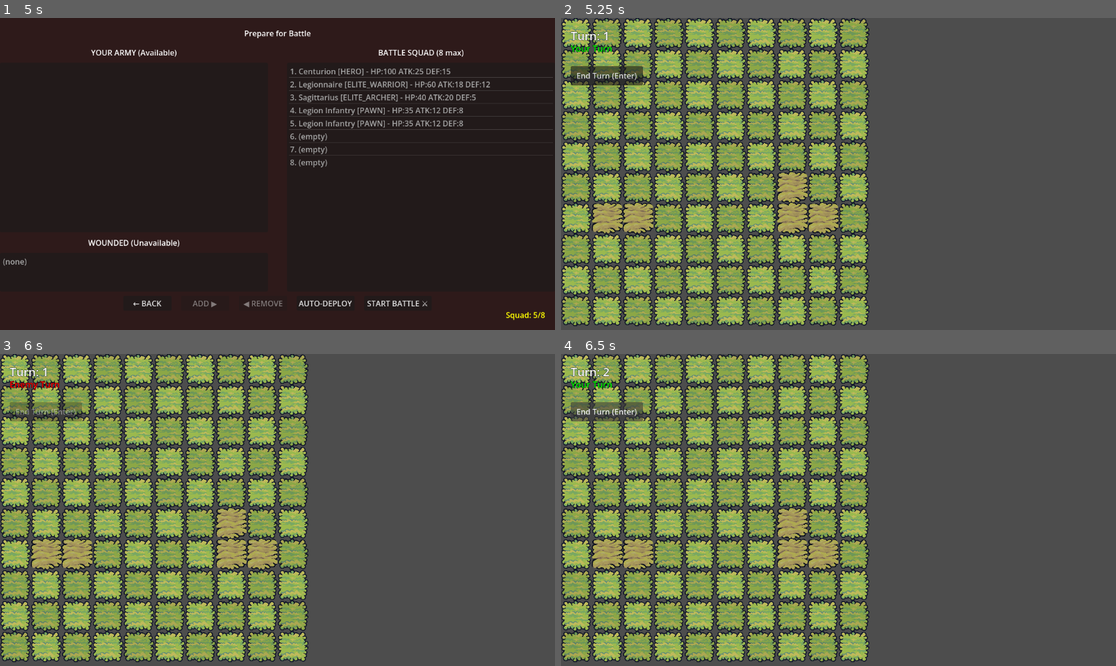
Above: before the commit, frames 1-4 (two rows, left to right).
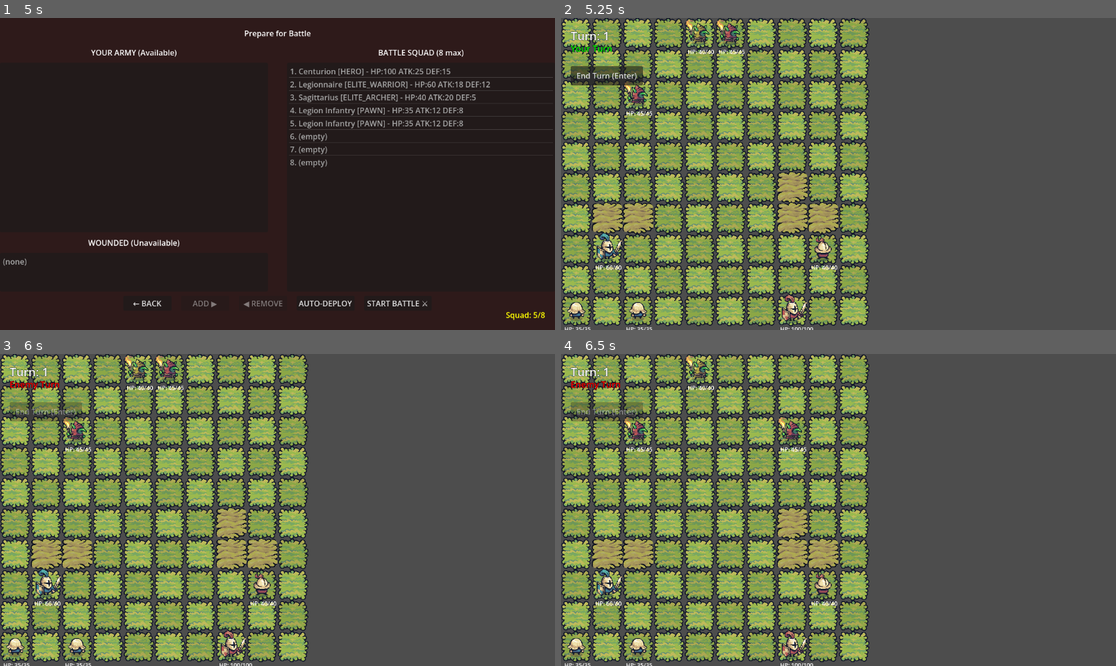
Above: after the commit, the same moments.

Repository: OtgonbaatarGanbold3/warlord-gambit
Game: Godot game, scene res://scenes/maps/world_map.tscn
Two runs of this game, one before a commit and one after it. Both use one fixed random seed, a clock stepped at 60 frames per second and the inputs below.
Inputs:
- Up to frame 1 (5 s): click "BORDERLANDS (Easy) ▶ ENTER" at 0.5 s; click "← BACK TO WORLD MAP" at 1.25 s; click "BORDERLANDS (Easy) ▶ ENTER" at 2 s; click "⚔️ COMBAT ▶" at 2.75 s; click "← BACK" at 3.5 s; click "⚔️ COMBAT ▶" at 4.25 s
- Up to frame 2 (5.25 s): click "START BATTLE ⚔️" at 5 s
- Up to frame 3 (6 s): click "End Turn (Enter)" at 5.75 s
- Up to frame 4 (6.5 s): no input

Frame 1 is identical in both runs. In frame 2, 1.9% of the frame differs, in the area x 0-50%, y 0-100%; in frame 3, 1.9%; in frame 4, 2.3%.

Commit message:
boss battle unit functions

Diff:
--- /dev/null
+++ b/scenes/game_over/victory_screen.tscn
@@ -0,0 +1,86 @@
+[gd_scene format=3 uid="uid://cep454s1tli75"]
+
+[ext_resource type="Script" uid="uid://4e8kjf5evbuf" path="res://scripts/game_over/victory_screen.gd" id="1_chde7"]
+
+[node name="VictoryScreen" type="Control" unique_id=263510741]
+layout_mode = 3
+anchors_preset = 15
+anchor_right = 1.0
+anchor_bottom = 1.0
+grow_horizontal = 2
+grow_vertical = 2
+script = ExtResource("1_chde7")
+
+[node name="ColorRect" type="ColorRect" parent="." unique_id=879491998]
+layout_mode = 1
+anchors_preset = 15
+anchor_right = 1.0
+anchor_bottom = 1.0
+grow_horizontal = 2
+grow_vertical = 2
+color = Color(0.16470589, 0.16470589, 0.0627451, 1)
+
+[node name="TitleLabel" type="Label" parent="." unique_id=1069583596]
+layout_mode = 1
+anchors_preset = 8
+anchor_left = 0.5
+anchor_top = 0.5
+anchor_right = 0.5
+anchor_bottom = 0.5
+offset_left = -59.5
+offset_top = -144.5
+offset_right = 59.5
+offset_bottom = -95.5
+grow_horizontal = 2
+grow_vertical = 2
+text = " 🏆 VICTORY! 🏆
+"
+horizontal_alignment = 1
+
+[node name="StatsLabel" type="Label" parent="." unique_id=411815978]
+layout_mode = 1
+anchors_preset = 8
+anchor_left = 0.5
+anchor_top = 0.5
+anchor_right = 0.5
+anchor_bottom = 0.5
+offset_left = -207.5
+offset_top = -11.5
+offset_right = 207.5
+offset_bottom = 11.5
+grow_horizontal = 2
+grow_vertical = 2
+text = "Battles Won: 0 | Enemies Defeated: 0 | Gold Earned: 0"
+horizontal_alignment = 1
+
+[node name="ArmyLabel" type="Label" parent="." unique_id=997215270]
+layout_mode = 1
+anchors_preset = 8
+anchor_left = 0.5
+anchor_top = 0.5
+anchor_right = 0.5
+anchor_bottom = 0.5
+offset_left = -207.5
+offset_top = 28.5
+offset_right = 207.5
+offset_bottom = 51.5
+grow_horizontal = 2
+grow_vertical = 2
+text = "Army Survived: 0 units"
+horizontal_alignment = 1
+
+[node name="PlayAgainButton" type="Button" parent="." unique_id=588167113]
+custom_minimum_size = Vector2(200, 0)
+layout_mode = 1
+anchors_preset = 8
+anchor_left = 0.5
+anchor_top = 0.5
+anchor_right = 0.5
+anchor_bottom = 0.5
+offset_left = -100.0
+offset_top = 84.5
+offset_right = 100.0
+offset_bottom = 115.5
+grow_horizontal = 2
+grow_vertical = 2
+text = "PLAY AGAIN"
--- a/scripts/core/game_manager.gd
+++ b/scripts/core/game_manager.gd
@@ -194,19 +194,18 @@
 		push_error("[GameManager] ERROR: Could not load unit scene!")
 		return
 
-	# Get board dimensions
-	var board_width = board.board_width if board.get("board_width") else 8
-	var board_height = board.board_height if board.get("board_height") else 8
+	# Get board size (use BOARD_SIZE constant via the board)
+	var board_size = board.BOARD_SIZE # Should be 10
 
 	# ===================
 	# SPAWN PLAYER UNITS
 	# ===================
 
-	# Player units spawn on left side (columns 0-1)
+	# Player units spawn on bottom side (rows 7-9, like spawn_test_units)
 	var player_spawn_positions: Array[Vector2i] = []
-	for y in range(board_height):
-		for x in range(2): # First 2 columns
-			player_spawn_positions.append(Vector2i(x, y))
+	for row in range(board_size - 3, board_size): # Rows 7, 8, 9
+		for col in range(board_size): # All columns
+			player_spawn_positions.append(Vector2i(col, row))
 
 	# Shuffle spawn positions for variety
 	player_spawn_positions.shuffle()
@@ -225,20 +224,14 @@
 			spawn_index += 1
 			spawn_pos = player_spawn_positions[spawn_index]
 
-		# Create and setup unit
-		var unit_instance = unit_scene.instantiate()
-		unit_instance.grid_position = spawn_pos
-		unit_instance.position = board.grid_to_world(spawn_pos)
-		unit_instance.unit_data = unit_data
-		unit_instance.is_player_unit = true
-
-		# Add to scene and tracking
-		add_child(unit_instance)
-		player_units.append(unit_instance)
-		all_units.append(unit_instance)
-		board.set_tile_data(spawn_pos, unit_instance)
-
-		print("[GameManager] Spawned player unit: %s at %s" % [unit_data.unit_name, spawn_pos])
+		# Use existing _spawn_unit function for consistency
+		var unit = _spawn_unit(unit_scene, unit_data, spawn_pos, true)
+
+		if unit:
+			player_units.append(unit)
+			all_units.append(unit)
+			print("[GameManager] Spawned player unit: %s at %s" % [unit_data.unit_name, spawn_pos])
+
 		spawn_index += 1
 
 	# ===================
@@ -249,11 +242,11 @@
 	var enemy_count = _get_enemy_count()
 	var enemy_unit_pool = _get_enemy_unit_pool()
 
-	# Enemy units spawn on right side (last 2 columns)
+	# Enemy units spawn on top side (rows 0-2, like spawn_test_units)
 	var enemy_spawn_positions: Array[Vector2i] = []
-	for y in range(board_height):
-		for x in range(board_width - 2, board_width): # Last 2 columns
-			enemy_spawn_positions.append(Vector2i(x, y))
+	for row in range(3): # Rows 0, 1, 2
+		for col in range(board_size): # All columns
+			enemy_spawn_positions.append(Vector2i(col, row))
 
 	enemy_spawn_positions.shuffle()
 
@@ -279,47 +272,42 @@
 			spawn_index += 1
 			continue
 
-		# Create and setup enemy unit
-		var unit_instance = unit_scene.instantiate()
-		unit_instance.grid_position = spawn_pos
-		unit_instance.position = board.grid_to_world(spawn_pos)
-		unit_instance.unit_data = enemy_data
-		unit_instance.is_player_unit = false
-
-		# Add to scene and tracking
-		add_child(unit_instance)
-		enemy_units.append(unit_instance)
-		all_units.append(unit_instance)
-		board.set_tile_data(spawn_pos, unit_instance)
-
-		print("[GameManager] Spawned enemy unit: %s at %s" % [enemy_data.unit_name, spawn_pos])
+		# Use existing _spawn_unit function for consistency
+		var unit = _spawn_unit(unit_scene, enemy_data, spawn_pos, false)
+
+		if unit:
+			enemy_units.append(unit)
+			all_units.append(unit)
+			print("[GameManager] Spawned enemy unit: %s at %s" % [enemy_data.unit_name, spawn_pos])
+
 		spawn_index += 1
 
-	print("[GameManager] Spawned %d player units and %d enemy units" % [player_units.size(), enemy_units.size()])
-
+	# Print army composition
+	_print_army_composition()
 
 ## Checks if a grid position is valid for spawning (walkable and empty)
 func _is_valid_spawn_position(pos: Vector2i) -> bool:
-	# Check bounds
-	var board_width = board.board_width if board.get("board_width") else 8
-	var board_height = board.board_height if board.get("board_height") else 8
-
-	if pos.x < 0 or pos.x >= board_width or pos.y < 0 or pos.y >= board_height:
+	# Check bounds using board's BOARD_SIZE
+	var board_size = board.BOARD_SIZE
+
+	if pos.x < 0 or pos.x >= board_size or pos.y < 0 or pos.y >= board_size:
 		return false
 
-	# Check if tile is walkable (not a wall/obstacle)
-	if board.has_method("is_tile_walkable"):
-		if not board.is_tile_walkable(pos):
-			return false
+	# Check if position is valid on board
+	if not board.is_valid_position(pos):
+		return false
 
 	# Check if tile is empty (no unit there)
-	if board.has_method("get_tile_data"):
-		var tile_data = board.get_tile_data(pos)
-		if tile_data != null:
-			return false
+	var tile_data = board.get_tile_data(pos)
+	if tile_data != null:
+		return false
+
+	# Check terrain - avoid spawning on damaging terrain
+	var terrain = board.get_terrain(pos)
+	if terrain and terrain.damage_per_turn > 0:
+		return false
 
 	return true
-
 
 ## Returns the number of enemies to spawn based on current region and node
 func _get_enemy_count() -> int:
@@ -327,18 +315,47 @@
 	var region_bonus = RunManager.current_region * 2 # More enemies in later regions
 	var node_bonus = RunManager.current_node # Slightly more as you progress
 
+	# Boss battles have more enemies!
+	if RunManager.is_boss_battle:
+		base_count = 6
+		region_bonus = RunManager.current_region * 3
+
 	# Add some randomness
 	var count = base_count + region_bonus + (node_bonus / 2) + randi_range(-1, 1)
 
 	# Clamp to reasonable range
-	return clamp(count, 3, 10)
-
+	var max_enemies = 10 if not RunManager.is_boss_battle else 12
+	return clamp(count, 3, max_enemies)
 
 ## Returns the enemy unit pool based on current region
 func _get_enemy_unit_pool() -> Array[String]:
 	var region = RunManager.current_region
 
-	# Different enemies for different regions
+	# Boss battles include the boss unit!
+	if RunManager.is_boss_battle:
+		match region:
+			0: # Borderlands Boss
+				return [
+					"res://resources/unit_data/barbarian_berserker.tres",
+					"res://resources/unit_data/barbarian_hunter.tres",
+					"res://resources/unit_data/barbarian_warlord.tres", # BOSS
+				]
+			1: # Northern Holds Boss
+				return [
+					"res://resources/unit_data/barbarian_berserker.tres",
+					"res://resources/unit_data/barbarian_berserker.tres",
+					"res://resources/unit_data/barbarian_warlord.tres", # BOSS
+				]
+			2: # Southern Wastes Boss - Final Boss!
+				return [
+					"res://resources/unit_data/barbarian_berserker.tres",
+					"res://resources/unit_data/barbarian_warlord.tres", # BOSS
+					"res://resources/unit_data/barbarian_warlord.tres", # Double boss!
+				]
+			_:
+				return ["res://resources/unit_data/barbarian_warlord.tres"]
+
+	# Regular battles - different enemies for different regions
 	match region:
 		0: # Borderlands - basic barbarians
 			return [
@@ -363,6 +380,7 @@
 				"res://resources/unit_data/barbarian_pawn.tres",
 			]
 
+
 ## Loads a UnitData resource from the given path
 ## @param path: Full resource path to the .tres file
 ## @return: UnitData resource or null if loading failed
@@ -895,8 +913,28 @@
 		if RunManager.run_active:
 			# Small delay to let player see victory
 			await get_tree().create_timer(1.5).timeout
-			# Go to reward screen
-			get_tree().change_scene_to_file("res://scenes/rewards/reward_screen.tscn")
+
+			# Check if this was a boss battle
+			if RunManager.is_boss_battle:
+				print("[GameManager] BOSS DEFEATED! Region complete!")
+				RunManager.is_boss_battle = false
+
+				# Mark region as complete and unlock next
+				RunManager.complete_region(RunManager.current_region)
+
+				# Check if all regions are complete
+				if RunManager.current_region >= 2: # Was the final region
+					# Check if all 3 regions are unlocked (meaning all beaten)
+					if RunManager.regions_unlocked >= 3:
+						print("[GameManager] ALL REGIONS COMPLETE! YOU WIN!")
+						get_tree().change_scene_to_file("res://scenes/game_over/victory_screen.tscn")
+						return
+
+				# Go to reward screen, then back to world map
+				get_tree().change_scene_to_file("res://scenes/rewards/reward_screen.tscn")
+			else:
+				# Regular battle - go to reward screen
+				get_tree().change_scene_to_file("res://scenes/rewards/reward_screen.tscn")
 		else:
 			# Standalone battle - show popup with items
 			var items_dropped: Array = []
--- /dev/null
+++ b/scripts/game_over/victory_screen.gd
@@ -0,0 +1,54 @@
+## VictoryScreen.gd
+## Shown when the player conquers all 3 regions.
+## Displays final run statistics and celebration!
+extends Control
+
+# =============================================================================
+# NODE REFERENCES
+# =============================================================================
+
+@onready var stats_label: Label = $StatsLabel
+@onready var army_label: Label = $ArmyLabel
+@onready var play_again_button: Button = $PlayAgainButton
+
+# =============================================================================
+# LIFECYCLE
+# =============================================================================
+
+func _ready() -> void:
+	print("[VictoryScreen] 🏆 GAME COMPLETE! 🏆")
+
+	# Connect button
+	play_again_button.pressed.connect(_on_play_again_pressed)
+
+	# Display final statistics
+	_update_stats()
+
+	# End the run as a victory
+	RunManager.end_run(true)
+
+
+func _update_stats() -> void:
+	# Show run statistics
+	stats_label.text = "Battles Won: %d | Enemies Defeated: %d | Gold Earned: %d" % [
+		RunManager.battles_won,
+		RunManager.enemies_defeated,
+		RunManager.total_gold_earned
+	]
+
+	# Show surviving army
+	var survivors = RunManager.army_roster.size()
+	army_label.text = "Army Survived: %d units" % survivors
+
+# =============================================================================
+# BUTTON HANDLERS
+# =============================================================================
+
+func _on_play_again_pressed() -> void:
+	print("[VictoryScreen] Starting new run...")
+
+	# Start a fresh run
+	RunManager.start_new_run("ROMAN", "PHALANX")
+
+	# Go to world map
+	get_tree().change_scene_to_file("res://scenes/maps/world_map.tscn")
--- a/scripts/maps/region_map.gd
+++ b/scripts/maps/region_map.gd
@@ -177,13 +177,8 @@
 func _start_boss_battle() -> void:
 	print("[RegionMap] Starting BOSS battle!")
 
-	# TEMPORARY: Auto-complete and advance region
-	var node_index = RunManager.current_node
-	RunManager.completed_nodes.append(node_index)
-	RunManager.on_battle_won()
-	RunManager.advance_to_next_region()
+	# Mark this as a boss battle in RunManager
+	RunManager.is_boss_battle = true
 
-	print("[RegionMap] (Boss defeated! Advancing to next region...)")
-
-	# Go back to world map to select next region
-	get_tree().change_scene_to_file("res://scenes/maps/world_map.tscn")
+	# Go to deployment screen (which leads to battle)
+	get_tree().change_scene_to_file("res://scenes/deployment/deployment_screen.tscn")
--- a/scripts/rewards/reward_screen.gd
+++ b/scripts/rewards/reward_screen.gd
@@ -226,11 +226,17 @@
 	# Process wound recovery
 	RunManager.on_battle_won()
 
-	print("[RewardScreen] Reward collected! Returning to region map...")
+	print("[RewardScreen] Reward collected! Returning to map...")
 	print("[RewardScreen] Army size: %d, Gold: %d" % [
 		RunManager.army_roster.size(),
 		RunManager.gold
 	])
 
-	# Return to region map
-	get_tree().change_scene_to_file("res://scenes/maps/region_map.tscn")
+	# Check if we just beat a boss (region complete)
+	# If so, go to world map to select next region
+	if RunManager.current_node > 6: # Past the boss node
+		print("[RewardScreen] Region complete! Returning to world map...")
+		get_tree().change_scene_to_file("res://scenes/maps/world_map.tscn")
+	else:
+		# Return to region map
+		get_tree().change_scene_to_file("res://scenes/maps/region_map.tscn")
--- a/scripts/systems/run_manager.gd
+++ b/scripts/systems/run_manager.gd
@@ -74,6 +74,12 @@
 
 ## Starting army size
 const STARTING_ARMY_SIZE: int = 5
+
+## Whether the current battle is a boss battle
+var is_boss_battle: bool = false
+
+## How many regions are unlocked (starts at 1)
+var regions_unlocked: int = 1
 
 # =============================================================================
 # INVENTORY
@@ -116,6 +122,9 @@
 	gold = 100 # Starting gold
 	selected_faction = faction
 	selected_formation = formation
+
+	is_boss_battle = false
+	regions_unlocked = 1
 
 	# Reset army
 	army_roster = []
@@ -367,6 +376,31 @@
 	}
 
 
+## Called when a boss is defeated and region is complete
+func complete_region(region_index: int) -> void:
+	print("[RunManager] Region %d COMPLETE!" % region_index)
+
+	# Unlock next region
+	if region_index + 1 < 3:
+		regions_unlocked = max(regions_unlocked, region_index + 2)
+		print("[RunManager] Unlocked region %d" % (region_index + 1))
+
+	# Bonus rewards for beating a boss
+	var boss_gold_bonus = 100 + (region_index * 50)
+	add_gold(boss_gold_bonus)
+	print("[RunManager] Boss bonus: +%d gold!" % boss_gold_bonus)
+
+	# Heal some wounded units as celebration
+	var healed = 0
+	var to_heal = wounded_units.duplicate()
+	for unit in to_heal:
+		if randf() < 0.5: # 50% chance to heal each wounded
+			heal_unit(unit)
+			healed += 1
+
+	if healed > 0:
+		print("[RunManager] %d wounded units recovered!" % healed)
+
 ## Loads run state from a save dictionary
 func load_save_data(data: Dictionary) -> void:
 	run_active = data.get("run_active", false)
Not shown, added: scripts/game_over/victory_screen.gd.uid
